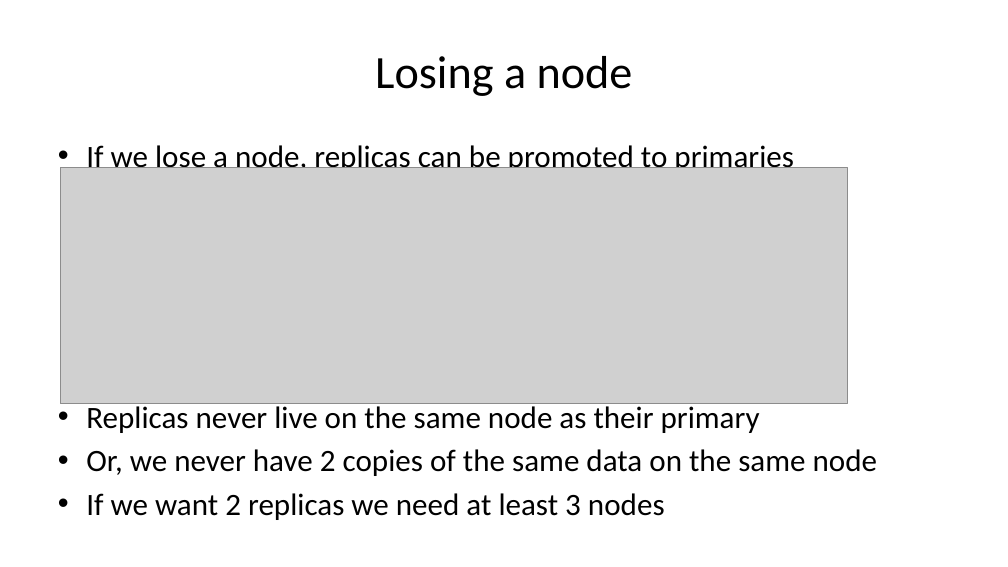
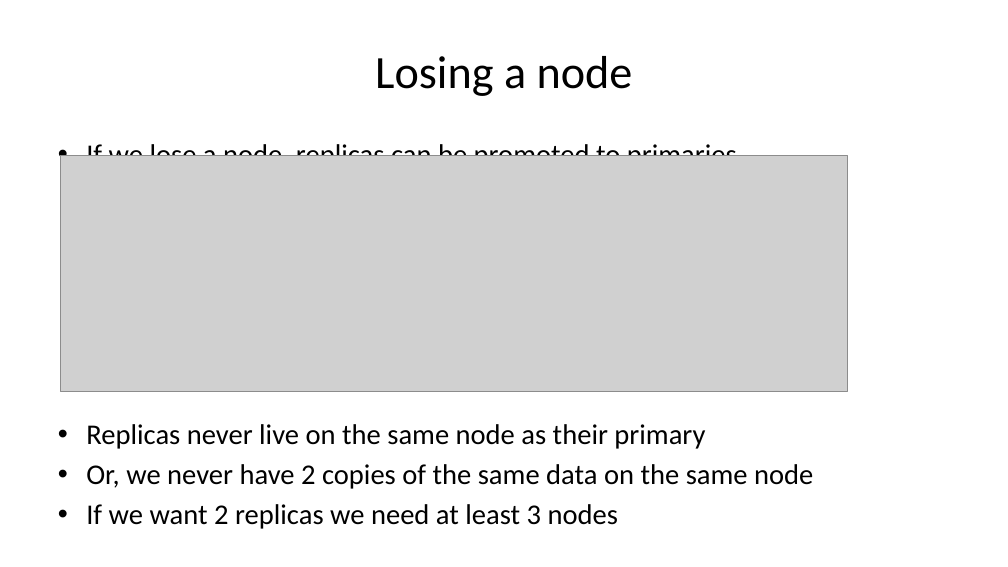
Before and after one commit to driis/ElasticTalk, a slide deck: slide 22 of ElasticSearch Presentation.pptx. Drawn at 1008x567 pixels with LibreOffice and Linux fonts; fonts in the diff are those of the drawing; grey boxes stand for pictures. Boxes give left, top, right and bottom in pixels: in the first picture for what was removed or moved away, otherwise in the second. Text is boxed around its words. In the diff, an @@ line names an element or a change of style, - is before the commit and + after.

```diff
--- a/ElasticSearch Presentation.pptx
+++ b/ElasticSearch Presentation.pptx
@@ text "If we lose a node, ..." at bbox=[86, 140, 813, 529]: size 29.6 to 27.2 pt @@
@@ picture: place and size @@
-picture at bbox=[60, 168, 848, 404]
+picture at bbox=[60, 155, 848, 391]
```
Also in this commit, not shown: 5 other slides changed, 32 slides added, 1 slide removed.
